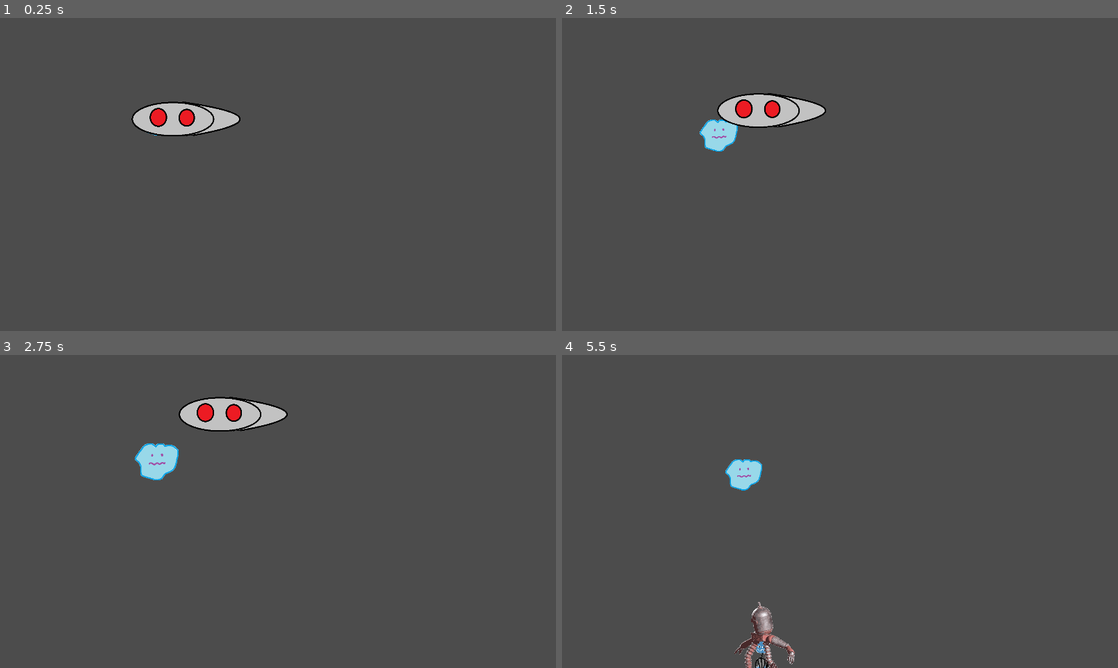
Above: before the commit, frames 1-4 (two rows, left to right).
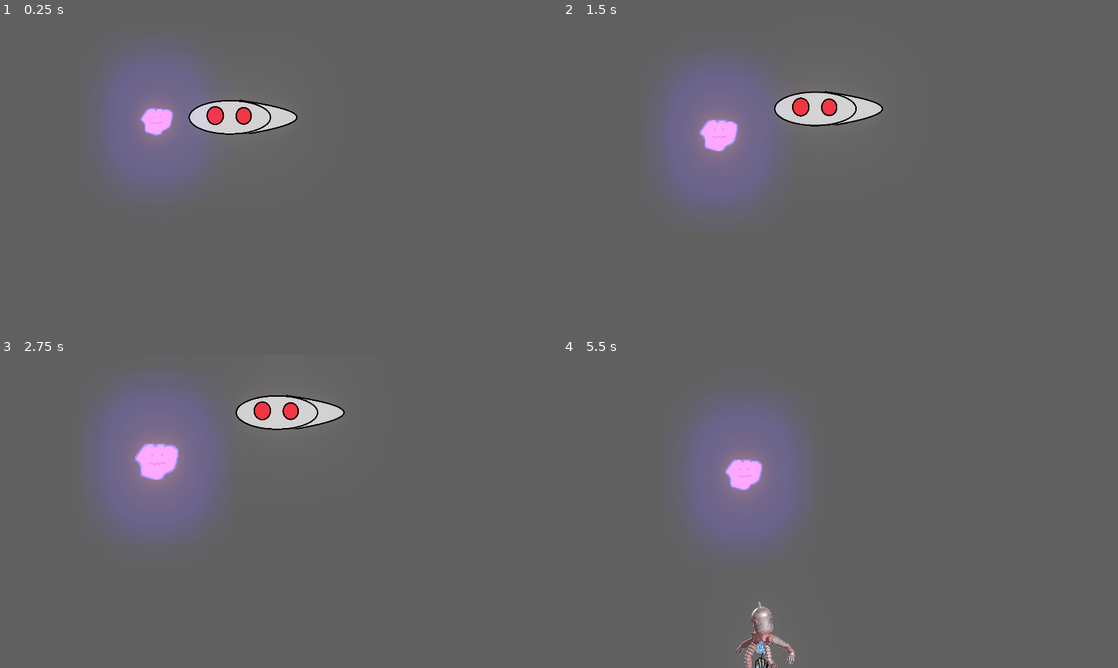
Above: after the commit, the same moments.

Repository: DeepHorizonsCL/perrobot
Game: Godot game, scene res://Scenes/Mapa.tscn
The game is run twice, just before and just after one commit, with the same random seed, the same clock (stepped at 60 frames per second) and the same inputs. The engine's default icon, where the game draws it, is replaced by a stand-in: a white triangle on a blue panel in a dark square.
Inputs:
- Up to frame 1 (0.25 s): no input
- Up to frame 2 (1.5 s): tap Enter (ui_accept) at 0.5, 0.77 s; hold Right (ui_right) from 0.53 s (still down)
- Up to frame 3 (2.75 s): tap Enter (ui_accept) at 1.52 s; release Right (ui_right) at 2.03 s; hold Left (ui_left) from 2.03 s (still down)
- Up to frame 4 (5.5 s): release Left (ui_left) at 2.78 s; hold Right (ui_right) 2.78-3.5 s; tap Enter (ui_accept) at 3.02, 5.27 s; click "Start" at 3.5 s; click "Start" at 4.25 s; hold Right (ui_right) from 5.03 s (still down)

The runs differ from the first frame. In frame 1, 18% of the frame differs, in the area x 14-55%, y 3-63%; in frame 2, 20%; in frame 3, 22%, in the area x 14-64%, y 0-67%; in frame 4, 16%.

Commit message:
ADD: Destello

Diff:
--- /dev/null
+++ b/Objects/destello.tscn
@@ -0,0 +1,17 @@
+[gd_scene load_steps=3 format=2]
+
+[ext_resource path="res://Sprites/destello.png" type="Texture" id=1]
+[ext_resource path="res://Scripts/destello.gd" type="Script" id=2]
+
+[node name="destello" type="Node2D"]
+modulate = Color( 2.31, 1.74, 10.98, 1 )
+script = ExtResource( 2 )
+
+[node name="destello" type="Sprite" parent="."]
+position = Vector2( -13.689, -28.1845 )
+texture = ExtResource( 1 )
+
+[node name="Timer" type="Timer" parent="."]
+wait_time = 4.12
+one_shot = true
+[connection signal="timeout" from="Timer" to="." method="_on_Timer_timeout"]
--- a/Objects/incorporeo.tscn
+++ b/Objects/incorporeo.tscn
@@ -1,12 +1,7 @@
-[gd_scene load_steps=5 format=2]
+[gd_scene load_steps=4 format=2]
 
 [ext_resource path="res://Sprites/incorporeo.png" type="Texture" id=1]
 [ext_resource path="res://Scripts/incorporeo.gd" type="Script" id=2]
-
-[sub_resource type="Environment" id=1]
-glow_enabled = true
-glow_bloom = 0.29
-glow_blend_mode = 0
 
 [sub_resource type="CircleShape2D" id=2]
 radius = 39.1948
@@ -14,14 +9,11 @@
 [node name="Incorporeo" type="Node2D"]
 script = ExtResource( 2 )
 
-[node name="incorporeo" type="Sprite" parent="."]
-texture = ExtResource( 1 )
-
-[node name="WorldEnvironment" type="WorldEnvironment" parent="."]
-environment = SubResource( 1 )
-
 [node name="Area2D" type="Area2D" parent="."]
 
 [node name="CollisionShape2D" type="CollisionShape2D" parent="Area2D"]
 shape = SubResource( 2 )
+
+[node name="incorporeo" type="Sprite" parent="."]
+texture = ExtResource( 1 )
 [connection signal="body_entered" from="Area2D" to="." method="_on_Area2D_body_entered"]
--- a/Scenes/Mapa.tscn
+++ b/Scenes/Mapa.tscn
@@ -8,6 +8,15 @@
 [ext_resource path="res://Objects/puas.tscn" type="PackedScene" id=6]
 [ext_resource path="res://Objects/incorporeo.tscn" type="PackedScene" id=7]
 [ext_resource path="res://Objects/nave.tscn" type="PackedScene" id=8]
+
+[sub_resource type="Environment" id=1]
+background_mode = 4
+glow_enabled = true
+glow_intensity = 0.72
+glow_strength = 1.15
+glow_bloom = 0.28
+glow_hdr_luminance_cap = 9.32
+glow_hdr_scale = 2.25
 
 [node name="Node2D" type="Node2D"]
 
@@ -215,6 +224,12 @@
 camerapath = NodePath("CameraMasa")
 camerarobopath = NodePath("../roboto/CameraRobot")
 
+[node name="CollisionShape2D" parent="incorporeo/Area2D" index="0"]
+position = Vector2( -2.3811, -0.793701 )
+
+[node name="incorporeo" parent="incorporeo" index="1"]
+modulate = Color( 6.87059, 1.74902, 21.3804, 0.192157 )
+
 [node name="CameraMasa" type="Camera2D" parent="incorporeo"]
 position = Vector2( 418.649, 197.799 )
 current = true
@@ -222,6 +237,11 @@
 drag_margin_v_enabled = true
 
 [node name="nave" parent="." instance=ExtResource( 8 )]
-position = Vector2( 182.371, -1738.13 )
+position = Vector2( 378.919, -1744.43 )
 masitapath = NodePath("../incorporeo")
+
+[node name="WorldEnvironment" type="WorldEnvironment" parent="."]
+environment = SubResource( 1 )
 [connection signal="pressed" from="Button" to="incorporeo" method="_on_Button_pressed"]
+
+[editable path="incorporeo"]
--- /dev/null
+++ b/Scripts/destello.gd
@@ -0,0 +1,29 @@
+extends Node2D
+
+export var crecimiento =  0.65
+var poseedor
+
+# Called when the node enters the scene tree for the first time.
+func _ready():
+	scale += Vector2(0.012,0.012)
+
+func _process(delta):
+	scale += Vector2(crecimiento,crecimiento)
+	$destello.rotation_degrees += 12
+
+	if scale.x > 8:
+		change_camera()
+		modulate.a -= 0.02
+
+	if modulate.a < 0.01:
+		visible = false
+
+
+func change_camera():
+	if poseedor != null:
+		poseedor.activate_roboto()
+
+
+func _on_Timer_timeout():
+	change_camera()
+	#queue_free()
--- a/Scripts/incorporeo.gd
+++ b/Scripts/incorporeo.gd
@@ -17,7 +17,7 @@
 export (NodePath) var camerarobopath
 onready var robotocamera = get_node(camerarobopath)
 
-
+var destello = preload("res://Objects/destello.tscn")
 
 func _ready():
 	button.visible = false
@@ -40,12 +40,18 @@
 
 func _on_Area2D_body_entered(body):
 	if body.is_in_group("player"):
+		print("crear destello")
+		var new_destello = destello.instance()
+		new_destello.poseedor = self
+		get_parent().add_child(new_destello)
+		new_destello.position = position
+
+func activate_roboto():
 		visible = false
 		mycamera.current = false
 		robotocamera.make_current()
 		roboto. init_robot()
 		queue_free()
 
-
 func _on_Button_pressed():
 	activateMasita()
Not shown: 1 places in Scenes/Mapa.tscn that only renumber resources
Binary file added: Sprites/destello.png
Not shown, added: Sprites/destello.png.import
Not shown, changed: Scenes/Camera2D.vs
